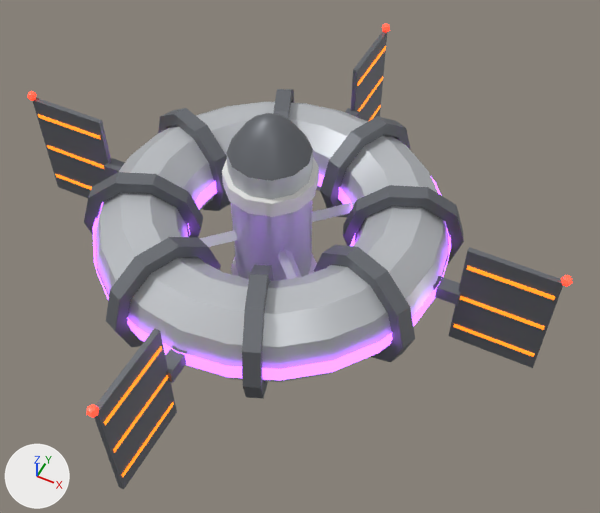
Before and after pictures for a commit that changed the glTF model godot/assets/stations/powerplant.glb.
One viewpoint serves both versions: a 50 mm lens placed at (0.987, -1.76, 2.082), pointed at (0.124, -0.034, -0.076). The lights are fixed; the arrows at lower left show +X, +Y and +Z. The first picture is the older version. Vertices at exactly the same position are counted once.

Names of what the first picture shows: 'powerplant'.
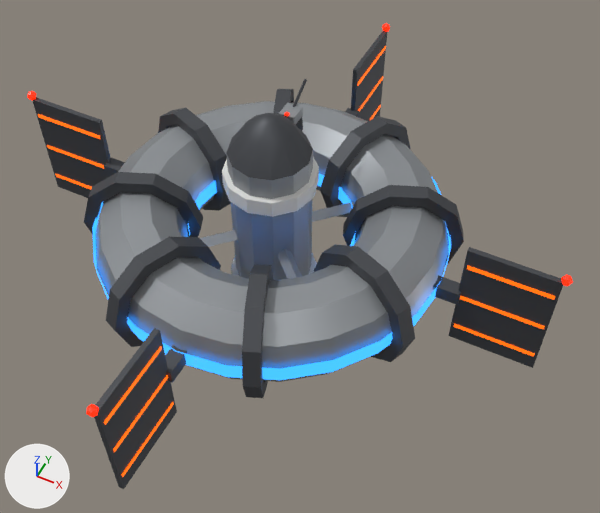
The change in detail:
Material 'Hull' (mat_hull) changes colour from light grey #c8cbd0 to grey #9ba0a4; in linear values from (0.58, 0.6, 0.63) to (0.33, 0.35, 0.37).
In material 'Hull' (mat_hull), metallic goes from 0.35 to 0.55.
In material 'Hull' (mat_hull), roughness goes from 0.42 to 0.46.
In material 'Plasma' (mat_plasma), emission_color goes from (0.45, 0.12, 1.0) (purple #b361ff) to (0.03, 0.3, 1.0) (blue #3095ff).
In material 'Plasma' (mat_plasma), emission_strength goes from 2.6 to 1.8.
Material 'HullDark' (mat_hulldark) changes colour from grey #6f7379 to dark grey #4d5055; in linear values from (0.16, 0.17, 0.19) to (0.075, 0.08, 0.09).
In material 'HullDark' (mat_hulldark), roughness goes from 0.5 to 0.55.
Material 'Glow' (mat_glow) changes colour from orange #ffa03f to orange #bc4500; in linear values from (1.0, 0.35, 0.05) to (0.5, 0.06, 0.0).
In material 'Glow' (mat_glow), emission_color goes from (1.0, 0.18, 0.0) (orange #ff7600) to (1.0, 0.12, 0.0) (orange #ff6100).
Material 'LightRed' (mat_lightred) changes colour from red #ff6150 to red #bc1900; in linear values from (1.0, 0.12, 0.08) to (0.5, 0.01, 0.0).
me_powerplant is used by ob_powerplant; location (0.0, 0.0, 0.0).
me_powerplant had 1086 vertices, 1980 faces and spanned x -1.0..1.0, y -1.0..1.0, z -0.47..0.47.
me_powerplant now has 1158 vertices, 2092 faces and spans x -1.0..1.0, y -1.0..1.0, z -0.47..0.47.
me_powerplant part 1: a new loose piece, a box spanning x -0.028..0.028, y 0.116..0.18, z 0.35..0.389, in mat_hull (grey #9ba0a4).
me_powerplant part 2: a new loose piece, a 6-sided cylinder along z spanning x -0.043..0.043, y 0.11..0.186, z 0.322..0.354, in mat_hulldark (dark grey #4d5055).
Part 3, on me_powerplant:
16 vertices are added at x -0.01..0.01, y -0.26..0.26, z -0.47..0.44.
24 new faces join them, mat_hulldark (dark grey #4d5055).
Other edits to the shape of me_powerplant do not show in these pictures.

Pixel boxes (x1, y1, x2, y2) of what changed, in the pictures (600 x 513 px):
'powerplant', recoloured, surface changed, reshaped (darker)
    before: (27, 24, 573, 489)
    after: (27, 23, 573, 489)
part 1 of me_powerplant, added
    after: (279, 103, 303, 125)
part 2 of me_powerplant, added
    after: (296, 117, 303, 131)
part 3 of me_powerplant, added (mostly hidden)
    after: (293, 79, 307, 107)
